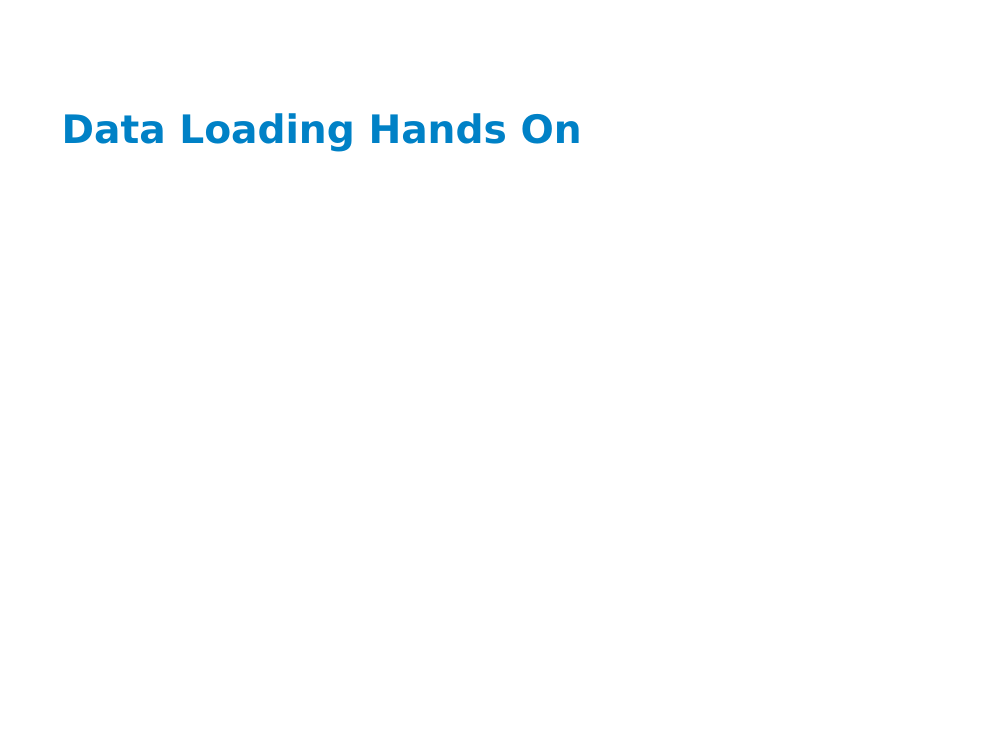
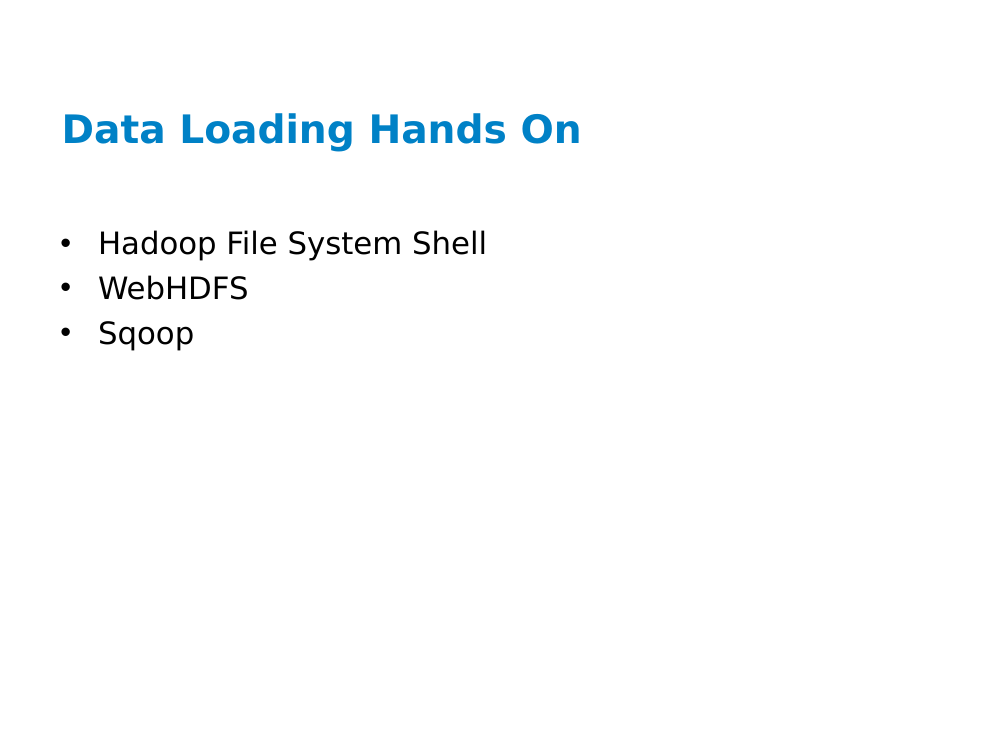
Before and after one commit to ianlin/small-data, a slide deck: slide 30 of training/data_etl.ppt (slide 27 before the commit). Drawn at 1008x756 pixels with LibreOffice and Linux fonts; fonts in the diff are those of the drawing; background and template pictures are left out. Boxes give left, top, right and bottom in pixels: in the first picture for what was removed or moved away, otherwise in the second. Text is boxed around its words. In the diff, an @@ line names an element or a change of style, - is before the commit and + after.

```diff
--- a/training/data_etl.ppt
+++ b/training/data_etl.ppt
@@ text added at [98,230,487,351], 22 pt, text #000000 @@
+• Hadoop File System Shell
+• WebHDFS
+• Sqoop
```
Also in this commit, not shown: 8 other slides changed, 4 slides added, 1 slide removed.
